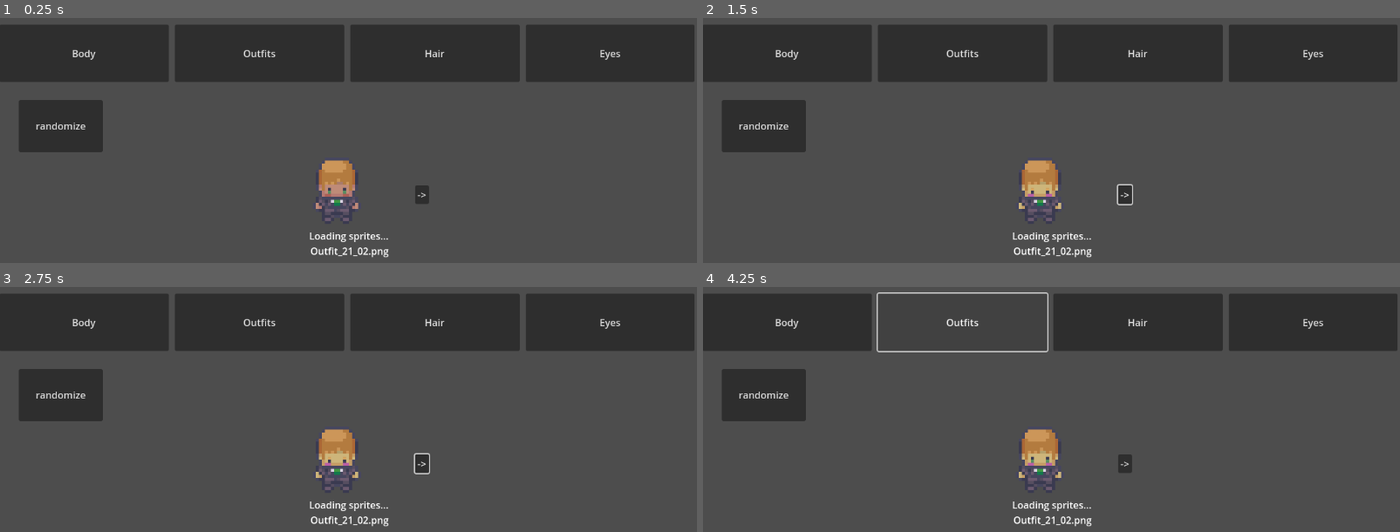
Above: before the commit, frames 1-4 (two rows, left to right).
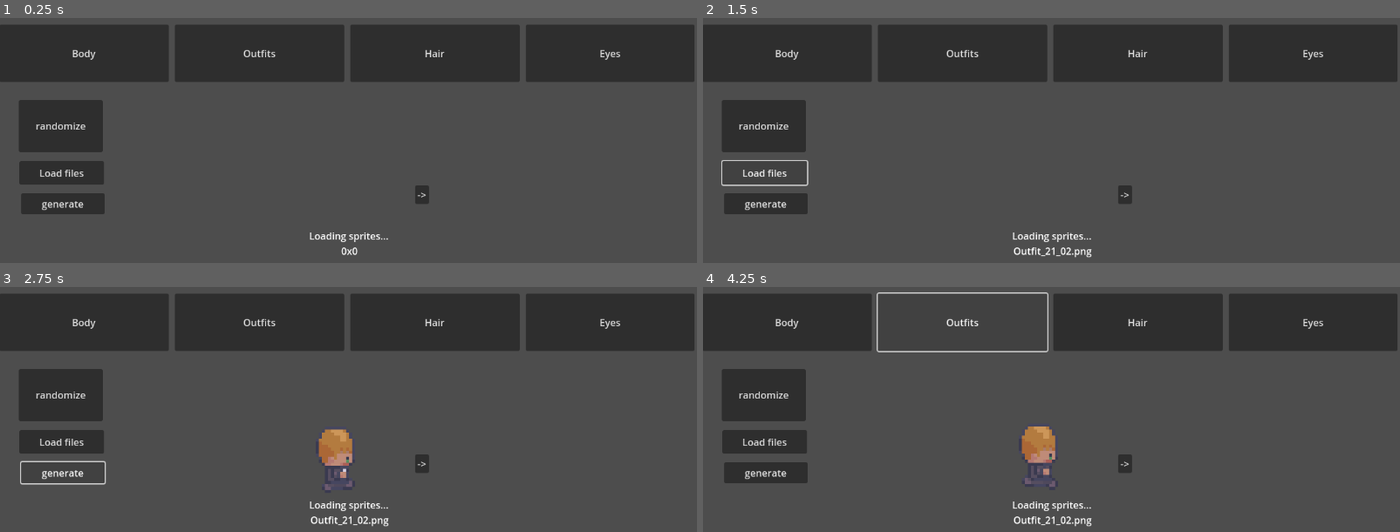
Above: after the commit, the same moments.

Repository: MaXianbibi/SwitchCharacter
Game: Godot game, scene res://SpriteSelectore/character_sprite.tscn
Same seed, same stepped clock (60 frames per second), same inputs: the game is played once before the commit and once after it.
Inputs (mouse positions are in pixels of both pictures, inside the frame that each line leads up to):
- Up to frame 1 (0.25 s): no input
- Up to frame 2 (1.5 s): click "->" at 0.5 s; click (765, 172) at 1.25 s, where only the run after the commit has a clickable "Load files"
- Up to frame 3 (2.75 s): click (62, 473) at 2 s, where only the run after the commit has a clickable "generate"
- Up to frame 4 (4.25 s): click "Body" at 2.75 s; click "Outfits" at 3.5 s

The runs differ from the first frame. In frame 1, 3.2% of the frame differs, in the area x 2-56%, y 58-98%; in frame 2, 2.2%; in frame 3, 2.1%; in frame 4, 2.8%.

Commit message:
chore: Refactor sprite sheet loading and button event handling

Diff:
--- a/SpriteSelectore/LoadSprite.gd
+++ b/SpriteSelectore/LoadSprite.gd
@@ -109,7 +109,7 @@
 
 	sprite_sheet.set_sprite_frames(frames)
 
-	sprite_sheet.play("idle_down")
+	sprite_sheet.play("run_right")
 
 func load_sprite_dir(sprite_ressource : Dictionary):
 	if not sprite_ressource.path:
@@ -156,9 +156,7 @@
 
 
 func _ready():
-	if (load_sprite() == error.ERR):
-		return
-	generate_sprites()
+	pass
 
 
 
@@ -222,3 +220,12 @@
 
 func _on_randomize_button_up():
 	randomCharacter(character)
+
+
+func _on_button_button_down():
+	if (load_sprite() == error.ERR):
+		return
+
+
+func _on_generate_sprite_button_up():
+	generate_sprites()
--- a/SpriteSelectore/character_sprite.tscn
+++ b/SpriteSelectore/character_sprite.tscn
@@ -91,9 +91,28 @@
 text = "randomize
 "
 
+[node name="load files" type="Button" parent="Control"]
+layout_mode = 0
+offset_left = 32.0
+offset_top = 312.0
+offset_right = 172.0
+offset_bottom = 351.0
+text = "Load files"
+
+[node name="generate sprite" type="Button" parent="Control"]
+layout_mode = 0
+offset_left = 35.0
+offset_top = 365.0
+offset_right = 173.0
+offset_bottom = 400.0
+text = "generate
+"
+
 [connection signal="button_up" from="Control/NextButton" to="LoadSprite" method="_on_next_button_button_down"]
 [connection signal="button_up" from="Control/GridContainer/BodyButton" to="LoadSprite" method="_on_body_button_button_down"]
 [connection signal="button_up" from="Control/GridContainer/OutfitButton" to="LoadSprite" method="_on_eyes_button_button_up"]
 [connection signal="button_up" from="Control/GridContainer/HairButton" to="LoadSprite" method="_on_hair_button_button_up"]
 [connection signal="button_up" from="Control/GridContainer/EyesButton" to="LoadSprite" method="_on_outfit_button_button_down"]
 [connection signal="button_up" from="Control/randomize" to="LoadSprite" method="_on_randomize_button_up"]
+[connection signal="button_down" from="Control/load files" to="LoadSprite" method="_on_button_button_down"]
+[connection signal="button_up" from="Control/generate sprite" to="LoadSprite" method="_on_generate_sprite_button_up"]
